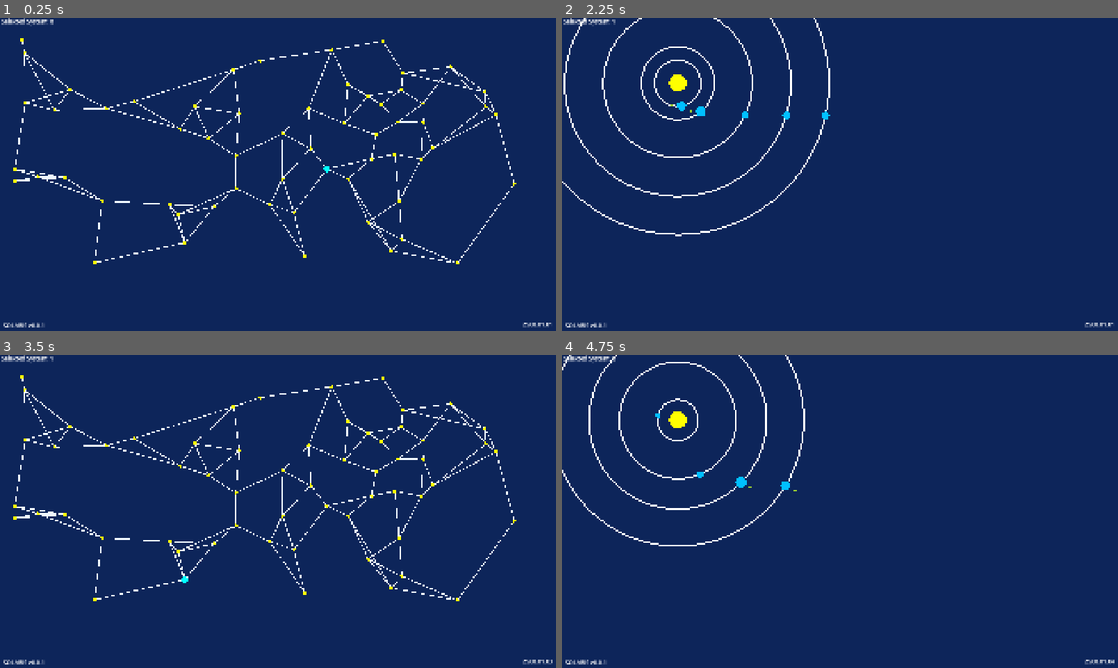
Above: before the commit, frames 1-4 (two rows, left to right).
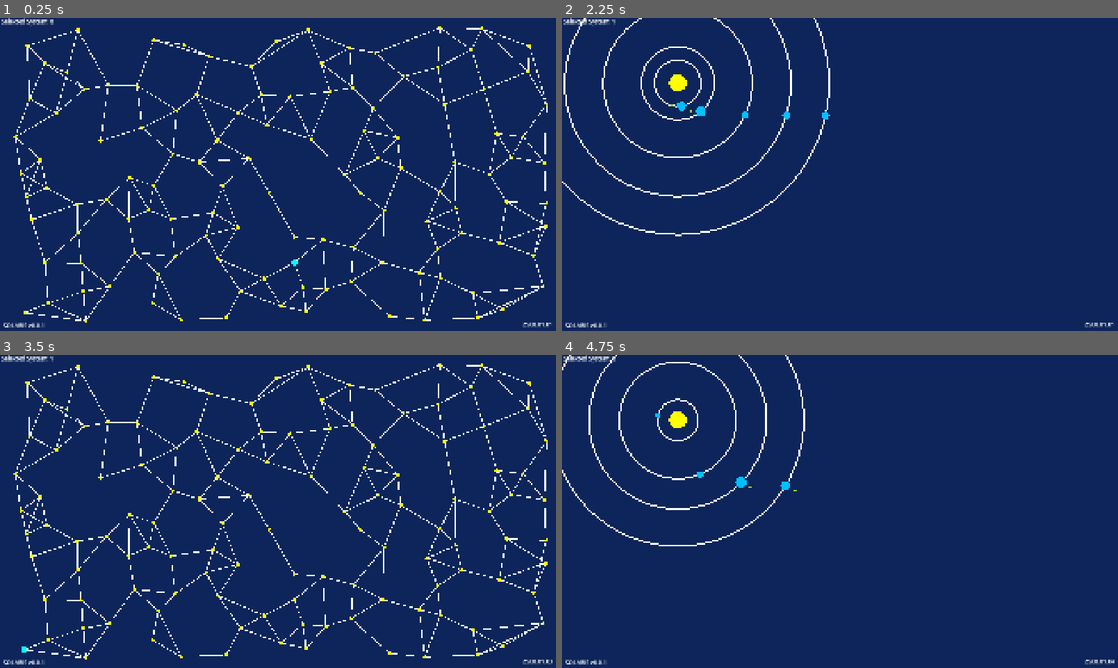
Above: after the commit, the same moments.

Repository: wrxme/Solaris
Game: Godot game, scene res://assets/scenes/game.tscn
Two runs of this game, one before a commit and one after it. Both use one fixed random seed, a clock stepped at 60 frames per second and the inputs below.
Inputs:
- Up to frame 1 (0.25 s): no input
- Up to frame 2 (2.25 s): tap Enter (enter) at 0.5, 1.35, 2 s; hold Right (right) 0.53-1.28 s; hold R (Refresh) 0.53-1.28 s; tap Space (pause) at 1.25 s; hold Left (left) 1.28-2.03 s; hold Right (right) from 2.03 s (still down); hold R (Refresh) from 2.03 s (still down)
- Up to frame 3 (3.5 s): keep holding Right (right); release R (Refresh) at 2.78 s; tap Enter (enter) at 2.85 s
- Up to frame 4 (4.75 s): release Right (right) at 3.53 s; hold R (Refresh) 3.53-4.28 s; hold Left (left) from 3.53 s (still down); tap Space (pause) at 4.25 s; tap Enter (enter) at 4.35 s

The runs differ from the first frame. In frame 1, 6.7% of the frame differs, in the area x 2-99%, y 2-98%; in frame 2, nothing differs; in frame 3, 6.7%; in frame 4, nothing differs.

Commit message:
Star Color

Diff:
--- a/assets/scenes/game.tscn
+++ b/assets/scenes/game.tscn
@@ -5,10 +5,11 @@
 
 [sub_resource type="Resource" id="Resource_5gf0t"]
 script = ExtResource("2_dis88")
-galaxy_size = Vector4(30, 1800, 30, 900)
-number_of_stars = 60
-min_dist_between_stars = 40.0
-max_bonus_link_length = 750.0
+galaxy_size = Vector4(30, 1890, 30, 1050)
+number_of_stars = 120
+min_dist_between_stars = 75.0
+bonus_link_percentage = 0.015
+max_bonus_link_length = 500.0
 star_radius = 6.0
 link_width = 3.0
 metadata/_custom_type_script = "uid://b13nlhuidy8o4"
--- a/scripts/gameplay_managers/game_manager.gd
+++ b/scripts/gameplay_managers/game_manager.gd
@@ -11,6 +11,7 @@
 var game_timer : GameTimer
 var input : InputManager
 
+var use_star_color : bool = true
 var is_paused : bool = true
 
 var galaxy_view : bool = true
@@ -50,7 +51,10 @@
 			if s.id == focus:
 				draw_circle(s.position,galaxy_generation_settings.star_radius + 5,Color.AQUA,true)
 			else:
-				draw_circle(s.position,galaxy_generation_settings.star_radius,galaxy_generation_settings.star_color,true)
+				if use_star_color:
+					draw_circle(s.position,galaxy_generation_settings.star_radius,s.star.color,true)
+				else:
+					draw_circle(s.position,galaxy_generation_settings.star_radius,galaxy_generation_settings.star_color,true)
 	else:
 		var screen_size = Vector2(DisplayServer.screen_get_size())
 		for world in galaxy.systems[focus].worlds:
